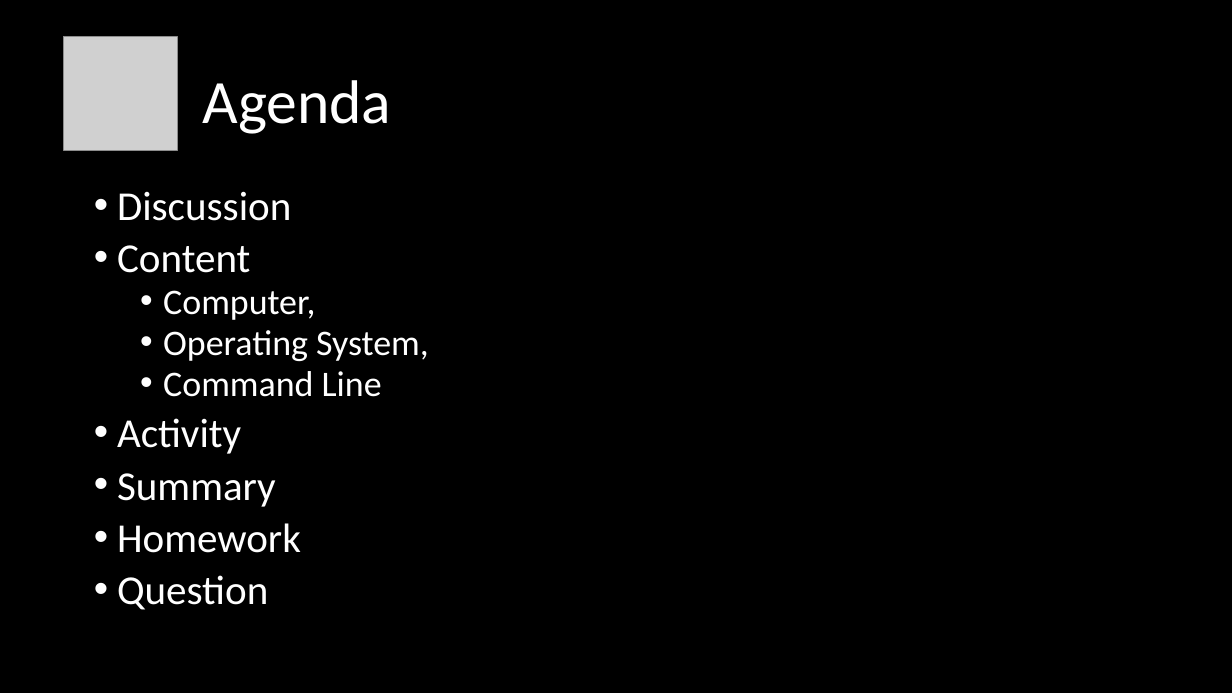
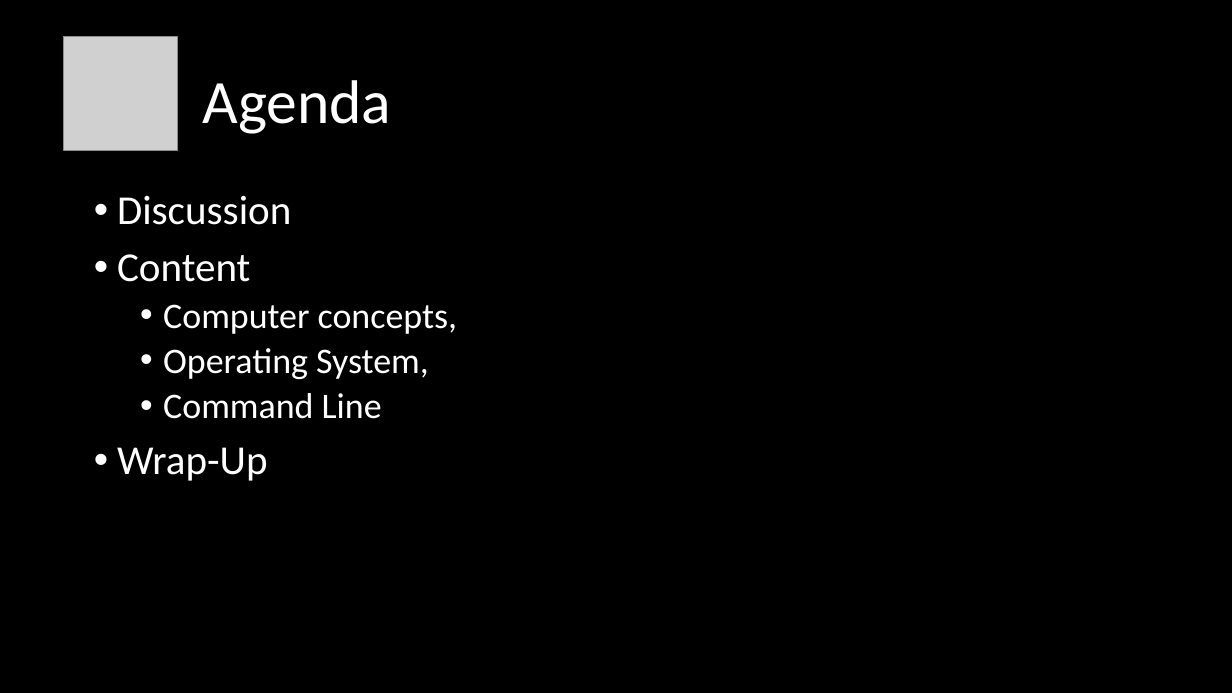
Before and after one commit to orstewar/ist346-content, a slide deck: slide 2 of content/04-os-command-line-interfaces.pptx. Drawn at 1232x693 pixels with LibreOffice and Linux fonts; fonts in the diff are those of the drawing; grey boxes stand for pictures. Boxes give left, top, right and bottom in pixels: in the first picture for what was removed or moved away, otherwise in the second. Text is boxed around its words. In the diff, an @@ line names an element or a change of style, - is before the commit and + after.

Commit message:
fixed content

```diff
--- a/content/04-os-command-line-interfaces.pptx
+++ b/content/04-os-command-line-interfaces.pptx
@@ text at (117,195,429,419): line spacing 0.8 to 0.9 @@
@@ text at (163,304,457,334): text changed @@
-  • Computer,
+  • Computer concepts,
@@ text at (117,447,268,481): text changed @@
-• Activity
-• Summary
-• Homework
-• Question
+• Wrap-Up
```
Also in this commit, not shown: 3 other slides changed, 3 slides added, 2 slides removed, 15 other files.
